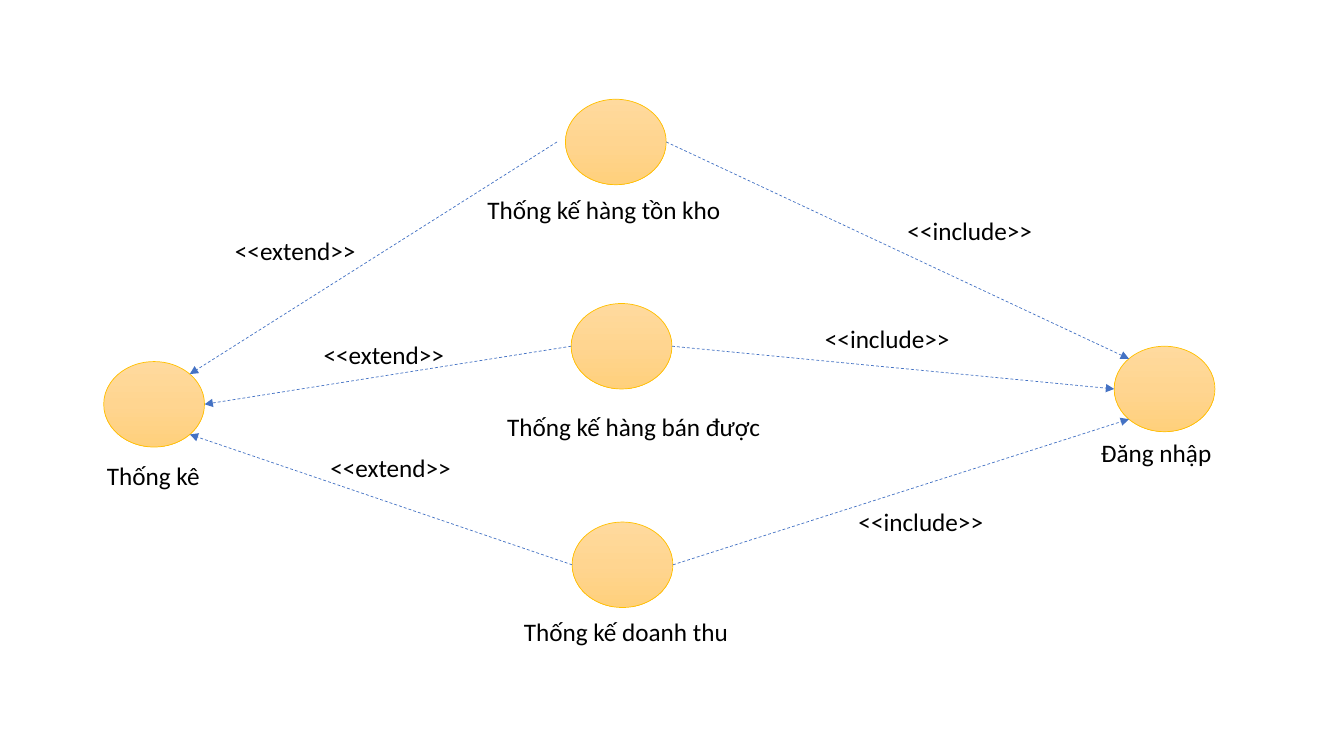
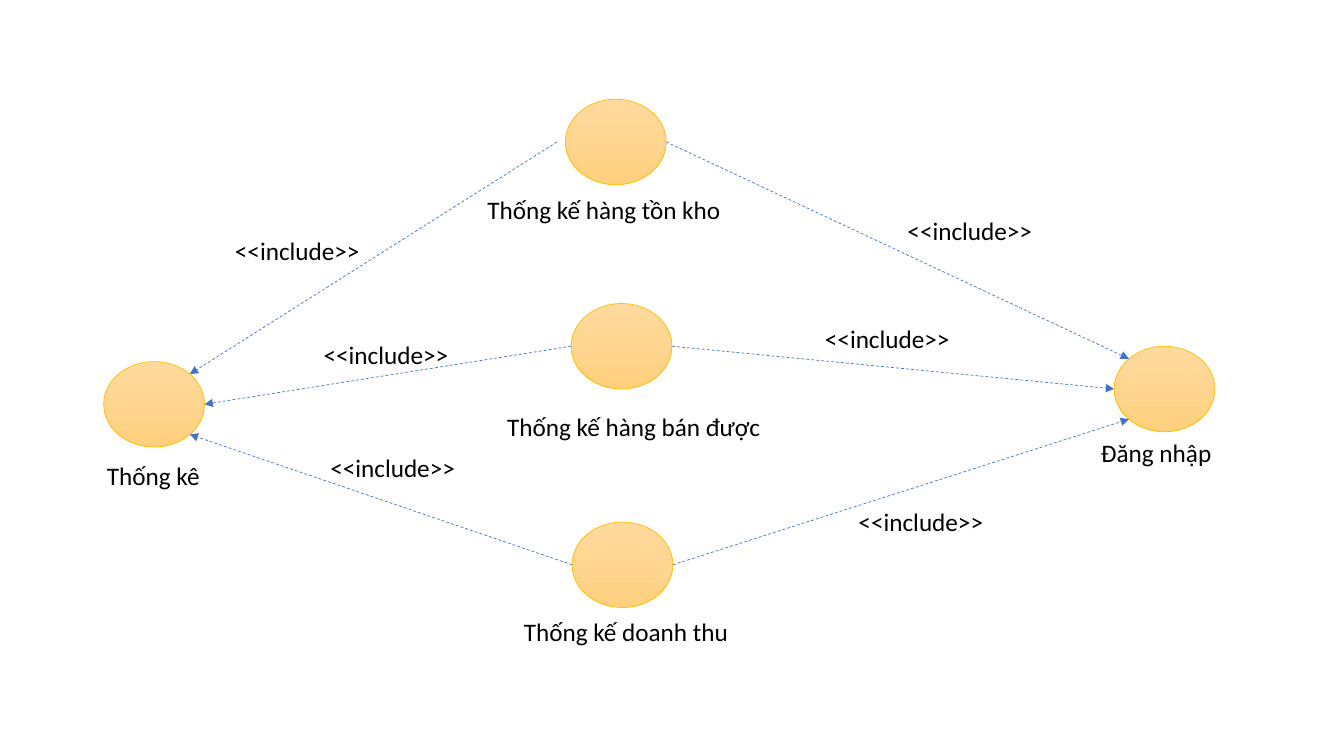
Before and after one commit to trieu203/cn-da21tta-lamngoctrieu-shoseshop-asp.net.core-mvc, a slide deck: slide 4 of thesis/abs/BIEU_DO_USER_CASE.pptx. Drawn at 1344x756 pixels with LibreOffice and Linux fonts; fonts in the diff are those of the drawing. Boxes give left, top, right and bottom in pixels: in the first picture for what was removed or moved away, otherwise in the second. Text is boxed around its words. In the diff, an @@ line names an element or a change of style, - is before the commit and + after.

```diff
--- a/thesis/abs/BIEU_DO_USER_CASE.pptx
+++ b/thesis/abs/BIEU_DO_USER_CASE.pptx
@@ text at box(235, 242, 360, 260): text changed @@
-<<extend>>
+<<include>>
@@ text at box(324, 346, 449, 371): text changed @@
-<<extend>>
+<<include>>
@@ text at box(330, 459, 455, 483): text changed @@
-<<extend>>
+<<include>>
```
Also in this commit, not shown: 4 other slides changed, 47 other files.
